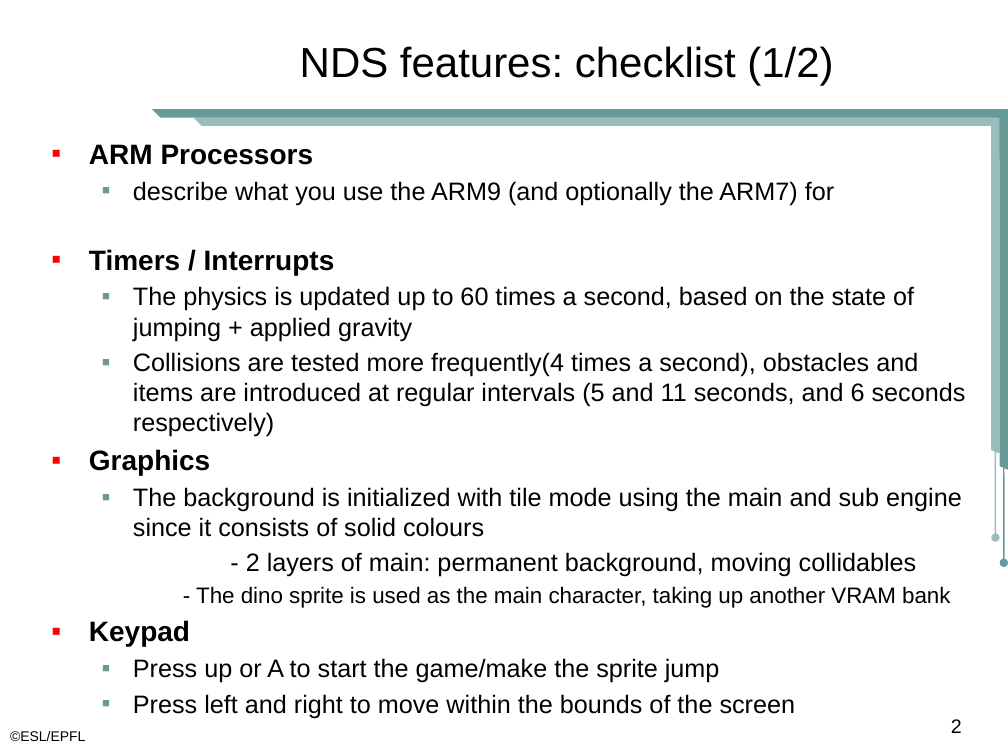
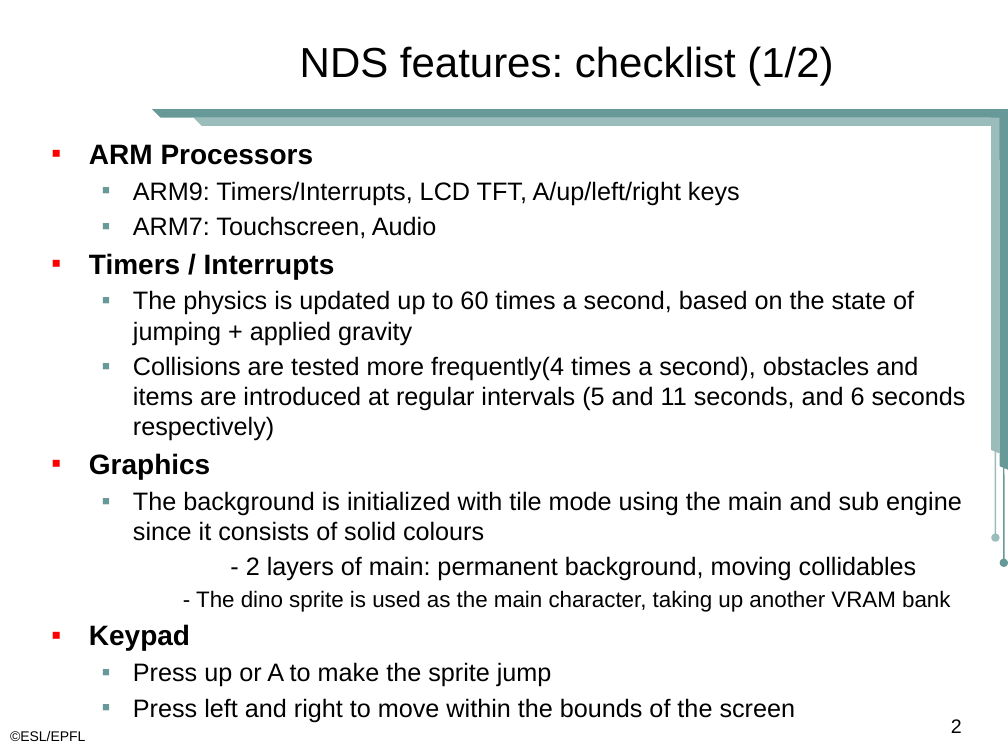
Before and after one commit to thomasonzhou/dino-run-nds, a slide deck: slide 2 of docs/Dino_Run_Presentation.pptx. Drawn at 1008x756 pixels with LibreOffice and Linux fonts; fonts in the diff are those of the drawing; background and template pictures are left out. Boxes give left, top, right and bottom in pixels: in the first picture for what was removed or moved away, otherwise in the second. Text is boxed around its words. In the diff, an @@ line names an element or a change of style, - is before the commit and + after.

```diff
--- a/docs/Dino_Run_Presentation.pptx
+++ b/docs/Dino_Run_Presentation.pptx
@@ text at (x1=133, y1=181, x2=740, y2=239): text changed @@
-  ▪ describe what you use the ARM9 (and optionally the ARM7) for
+  ▪ ARM9: Timers/Interrupts, LCD TFT, A/up/left/right keys
+  ▪ ARM7: Touchscreen, Audio
@@ text at (x1=133, y1=662, x2=552, y2=687): text changed @@
-  ▪ Press up or A to start the game/make the sprite jump
+  ▪ Press up or A to make the sprite jump
```
Also in this commit, not shown: 2 other slides changed, 2 other files.
